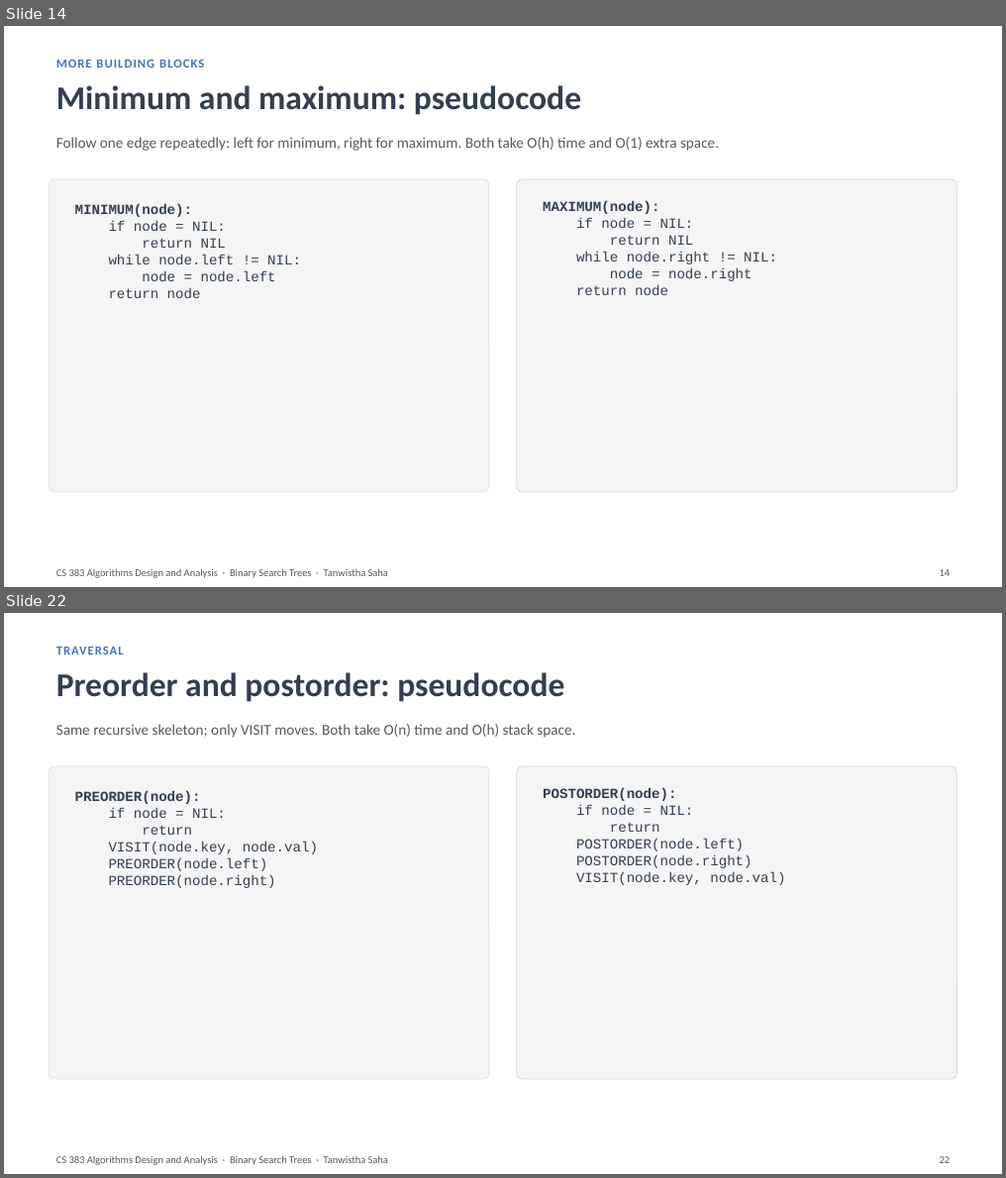
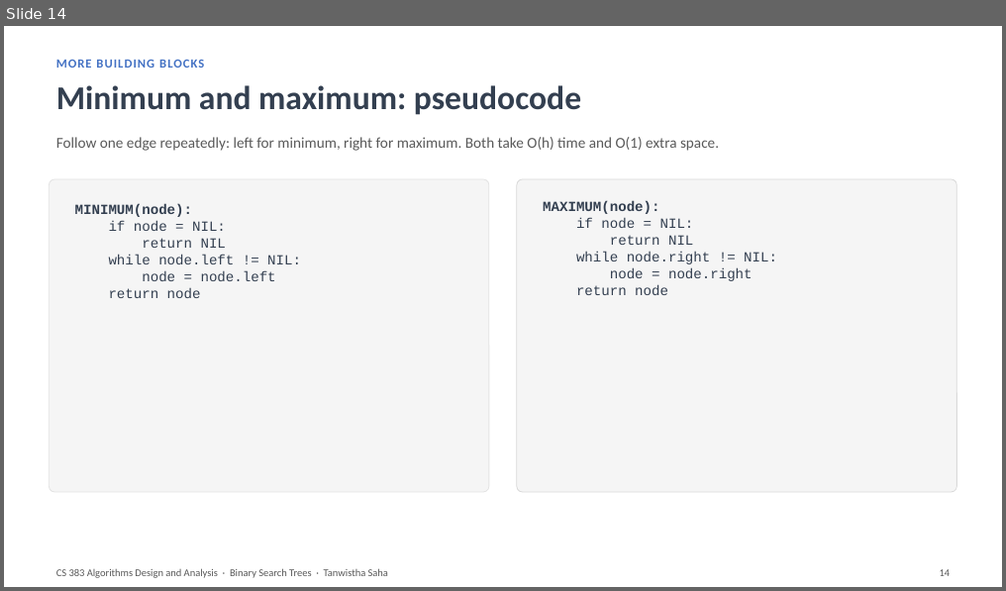
Before and after one commit to tanwistha/cs383_fall26, a slide deck: lectures/Binary_Search_Trees.pptx. Shown one above the other, each under a label of ours: slides 14 and 22 before the commit, slide 14 after it; the slides between them are not shown. The pictures are 1006x1178 and 1006x591 pixels, drawn with LibreOffice and Linux fonts; fonts in the diff are those of the drawing. Boxes give left, top, right and bottom in pixels: in the first picture for what was removed or moved away, otherwise in the second. Text is boxed around its words. In the diff, an @@ line names an element or a change of style, - is before the commit and + after.

```diff
--- a/lectures/Binary_Search_Trees.pptx
+++ b/lectures/Binary_Search_Trees.pptx
@@ slide 22 removed at [4,613,1002,1174], background #FFFFFF @@
@@ text removed at [56,647,124,655] @@
-TRAVERSAL
@@ text removed at [56,672,564,702] @@
-Preorder and postorder: pseudocode
@@ text removed at [56,724,575,738] @@
-Same recursive skeleton; only VISIT moves. Both take O(n) time and O(h) stack space.
@@ rounded rectangle removed at [49,766,489,1079] @@
@@ rounded rectangle removed at [517,766,957,1079] @@
@@ text removed at [543,788,785,885] @@
-POSTORDER(node):
-if node = NIL:
-return
-POSTORDER(node.left)
-POSTORDER(node.right)
-VISIT(node.key, node.val)
@@ text removed at [75,791,318,888] @@
-PREORDER(node):
-if node = NIL:
-return
-VISIT(node.key, node.val)
-PREORDER(node.left)
-PREORDER(node.right)
@@ text removed at [56,1156,388,1165] @@
-CS 383 Algorithms Design and Analysis · Binary Search Trees · Tanwistha Saha
@@ text removed at [940,1157,950,1163] @@
-22
```
Also in this commit, not shown: 8 slides changed, 5 slides added, 3 other slides removed.
